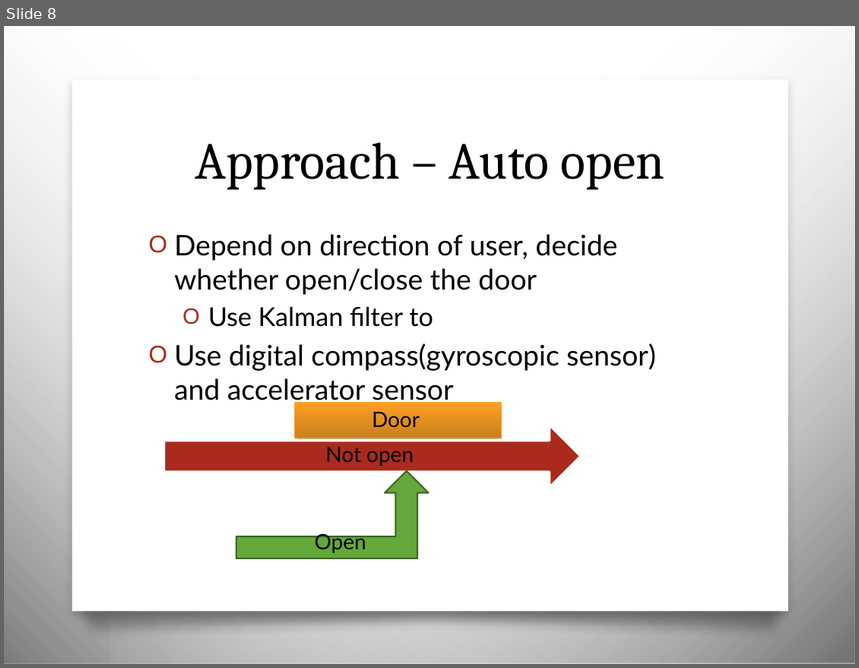
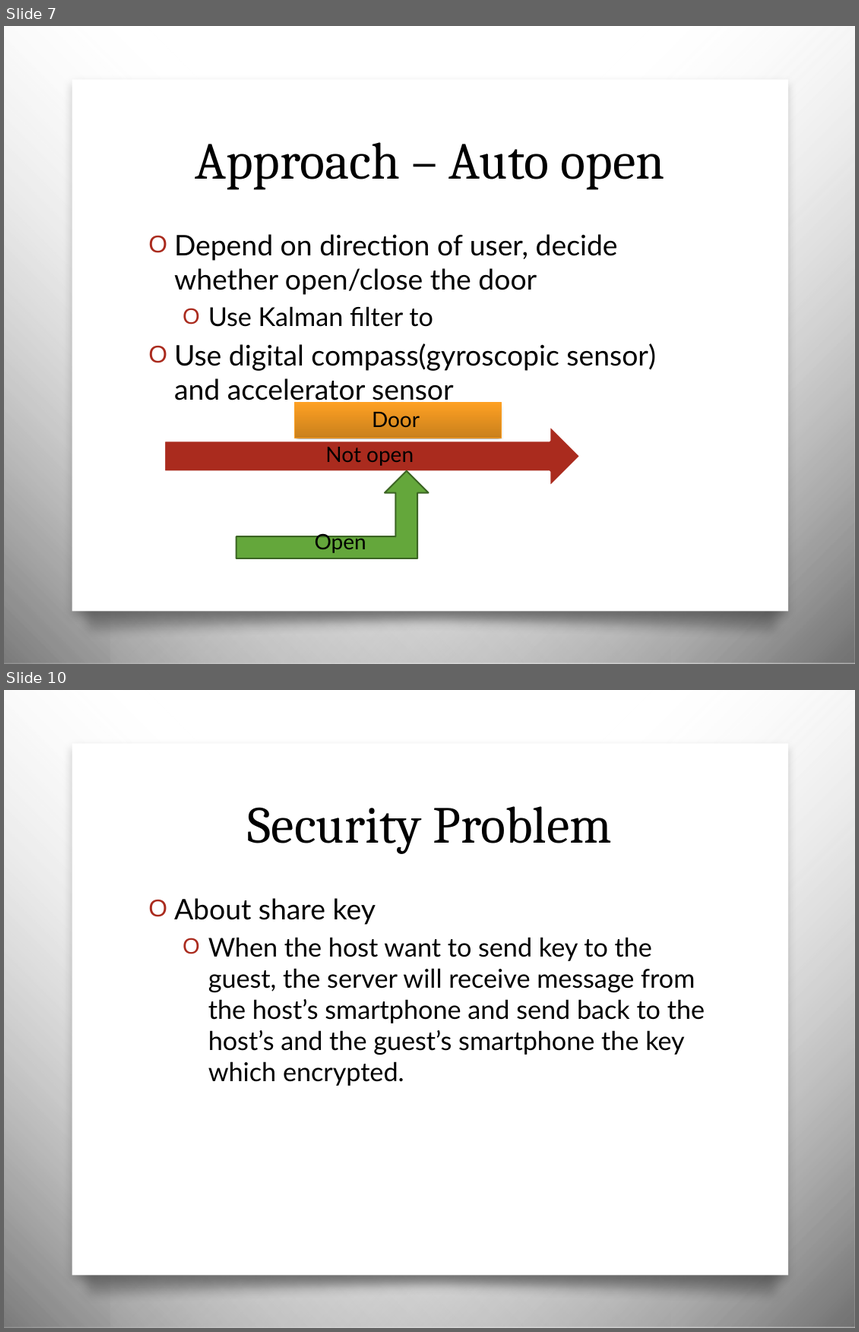
Before and after one commit to foretell412/term2012, a slide deck: Presentation1.pptx. Shown one above the other, each under a label of ours: slide 8 before the commit, slides 7 and 10 after it; the slides between them are not shown. The pictures are 859x668 and 859x1332 pixels, drawn with LibreOffice and Linux fonts; fonts in the diff are those of the drawing; background and template pictures are left out. Boxes give left, top, right and bottom in pixels: in the first picture for what was removed or moved away, otherwise in the second. Text is boxed around its words. In the diff, an @@ line names an element or a change of style, - is before the commit and + after.

```diff
--- a/Presentation1.pptx
+++ b/Presentation1.pptx
@@ slide 10 added at box(4, 690, 855, 1328), background picture (left out); not listed: 4 template elements that a slide beside it also shows @@
@@ title added at box(248, 806, 612, 854), 44 pt, text #000000 @@
+Security Problem
@@ text added at box(174, 898, 705, 1086), 22 pt, text #000000 @@
+O About share key
+  O When the host want to send key to the guest, the server will receive message from the host’s smartphone and send back to the host’s and the guest’s smartphone the key which encrypted.
@@ what was slide 8 is now slide 7 @@
```
Also in this commit, not shown: 6 slides changed.
